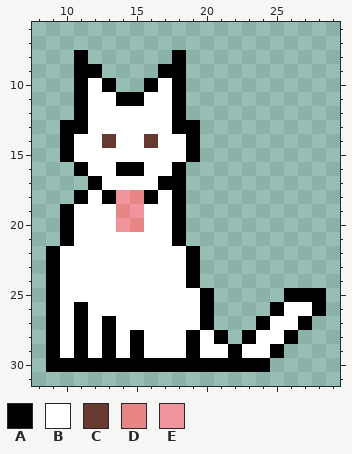
Pixel-art file -- maelle.ase. Above: the version before the commit.
32x32 pixels, 1 frame. Colours within 5 levels of each other are drawn and written as one. Shown: x 8..29, y 6..31. The old version is drawn lined up with the new one.
Palette (. is transparent): A #000000  B #ffffff  C #663931  D #e88686  E #f2949d
Pixels before, first column x 9:
 8 ..A......A..........
 9 ..AA....AA..........
10 ..ABA..ABA..........
11 ..ABBAABBA..........
12 ..ABBBBBBA..........
13 .AABBBBBBAA.........
14 .ABBCBBCBBA.........
15 .ABBBBBBBBA.........
16 ..ABBAABBA..........
17 ...ABBBBAA..........
18 ..ABAEDABA..........
19 .ABBBDEBBA..........
20 .ABBBEDBBA..........
21 .ABBBBBBBA..........
22 ABBBBBBBBBA.........
23 ABBBBBBBBBA.........
24 ABBBBBBBBBA.........
25 ABBBBBBBBBBA.....AAA
26 ABABBBBBBBBA....ABBA
27 ABABABBBBBBA...ABBA.
28 ABABABABBBABA.ABBA..
29 ABABABABBBABBABBA...
30 AAAAAAAAAAAAAAAA....
After the commit:
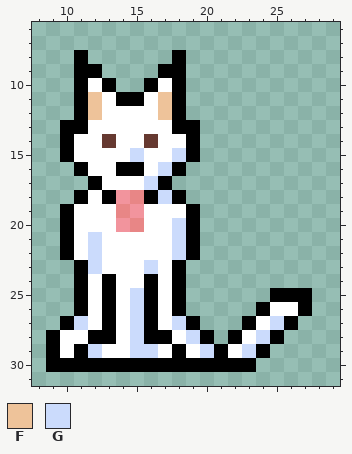
Colours new in this view: F #eec39a  G #cbdbfc
Changes in this commit:
whole drawing moved by +5,+7 (the old picture is shown already moved)
Changed rows in their new state; - is an unchanged pixel.
first column x 9:
11 ---F----F-----------
12 ---F----F-----------
15 ------G--G----------
16 --------G-----------
17 -------G-.----------
18 --------G-----------
19 ---------BA---------
20 ---------GA---------
21 ---G-----GA---------
22 .A-G-----G----------
23 ..AG---G-A.---------
24 ..A-A--A-A.---------
25 ..A-A-GA-A..----A--.
26 ..--A-GA-A..---AB-A.
27 .AG---GA-GA.--ABGA.-
28 --BA--GAA-GA.ABGA.--
29 ---GB-GG-ABGABGA.---
30 ---------------.----
Where, in picture pixels (left, top, right, bottom), the same in both pictures:
changed: (46, 92, 326, 372)
